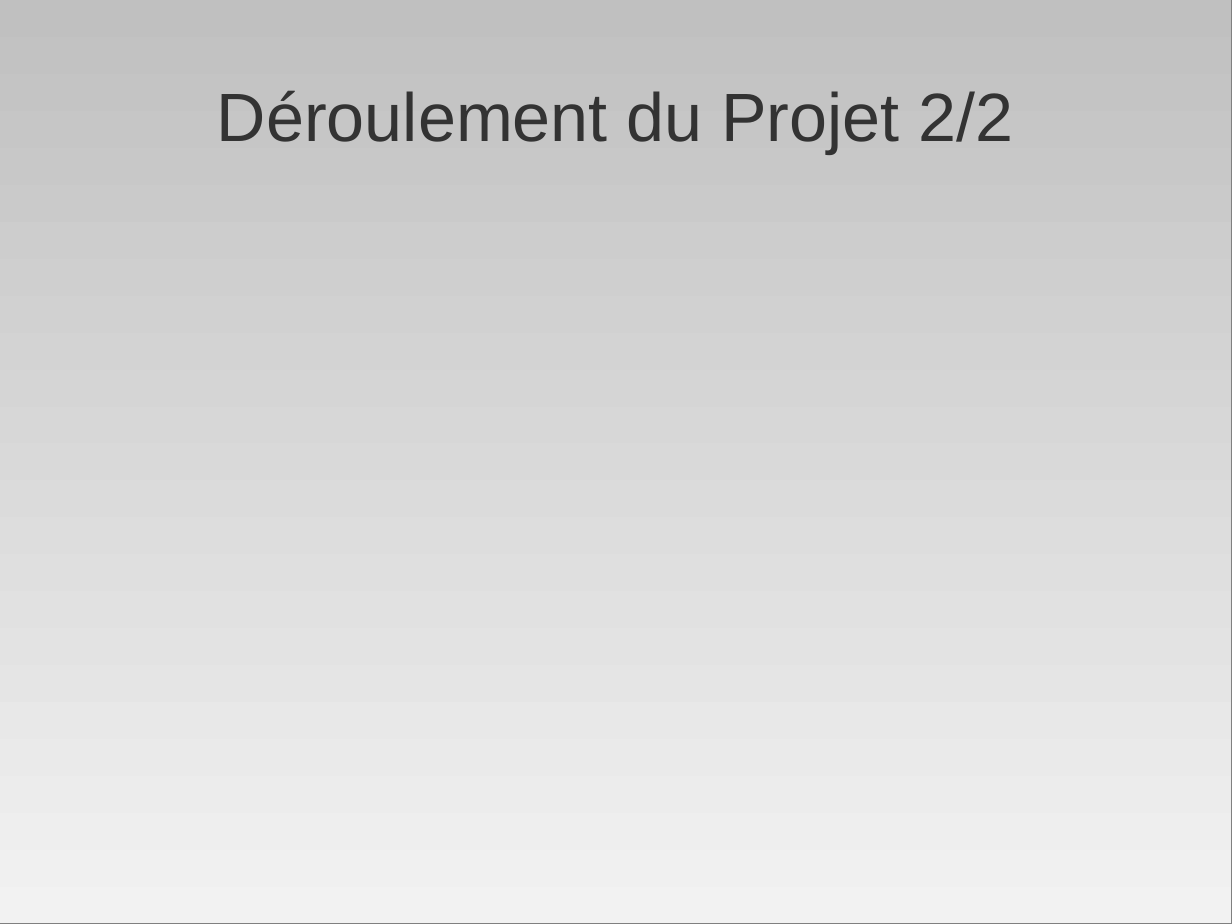
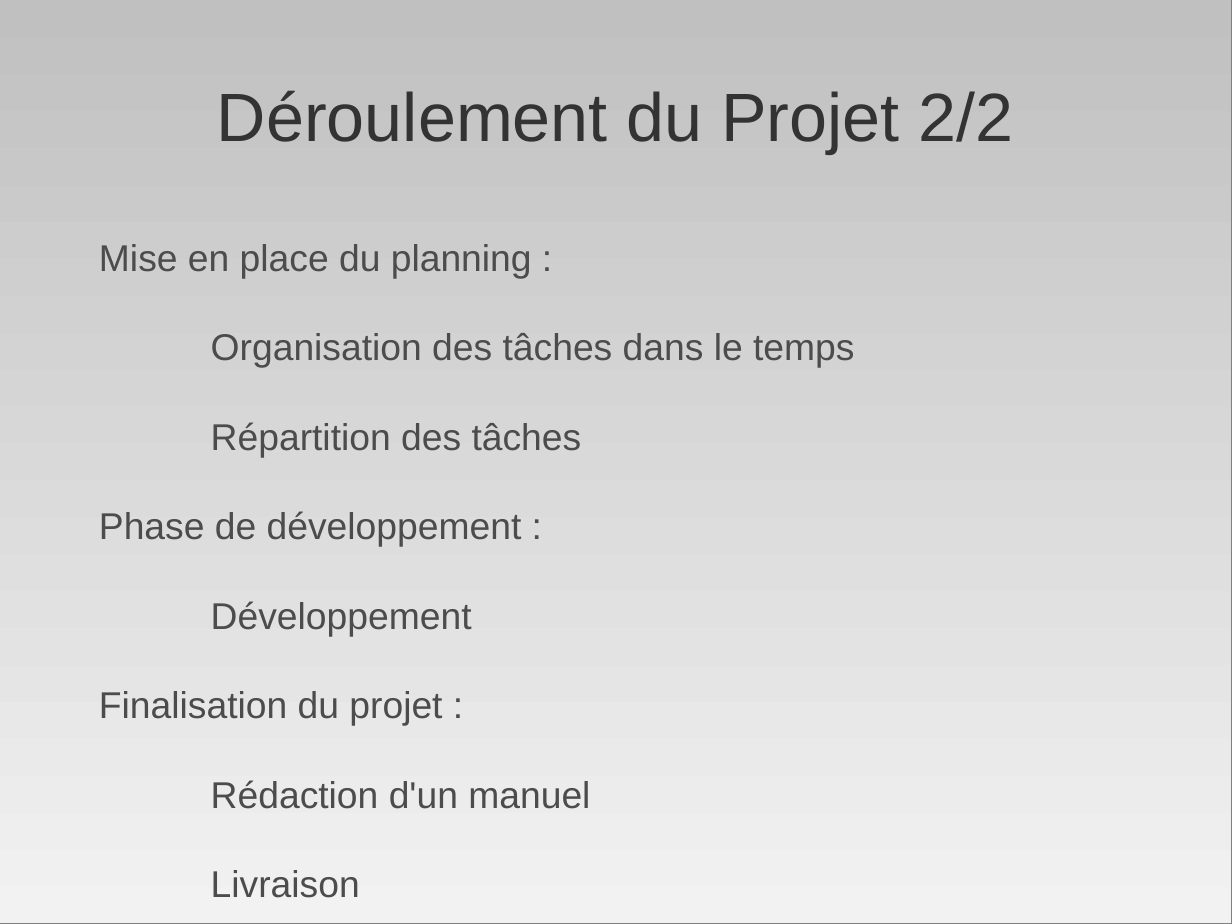
Before and after one commit to AniceK/craketeam, a slide deck: slide 10 of Documentation/Presentation/diapo_craketeam.odp (slide 11 before the commit). Drawn at 1232x924 pixels with LibreOffice and Linux fonts; fonts in the diff are those of the drawing. Boxes give left, top, right and bottom in pixels: in the first picture for what was removed or moved away, otherwise in the second. Text is boxed around its words. In the diff, an @@ line names an element or a change of style, - is before the commit and + after.

Commit message:
Mise à jour des diverses parties.

```diff
--- a/Documentation/Presentation/diapo_craketeam.odp
+++ b/Documentation/Presentation/diapo_craketeam.odp
@@ text added at <box>99,244,854,809</box>, 24 pt, text #4C4C4C @@
+Mise en place du planning :
+Organisation des tâches dans le temps
+Répartition des tâches
+Phase de développement :
+Développement
+Finalisation du projet :
+Rédaction d'un manuel
+Livraison
```
Also in this commit, not shown: 3 other slides changed, 1 slide added, 2 slides removed.
